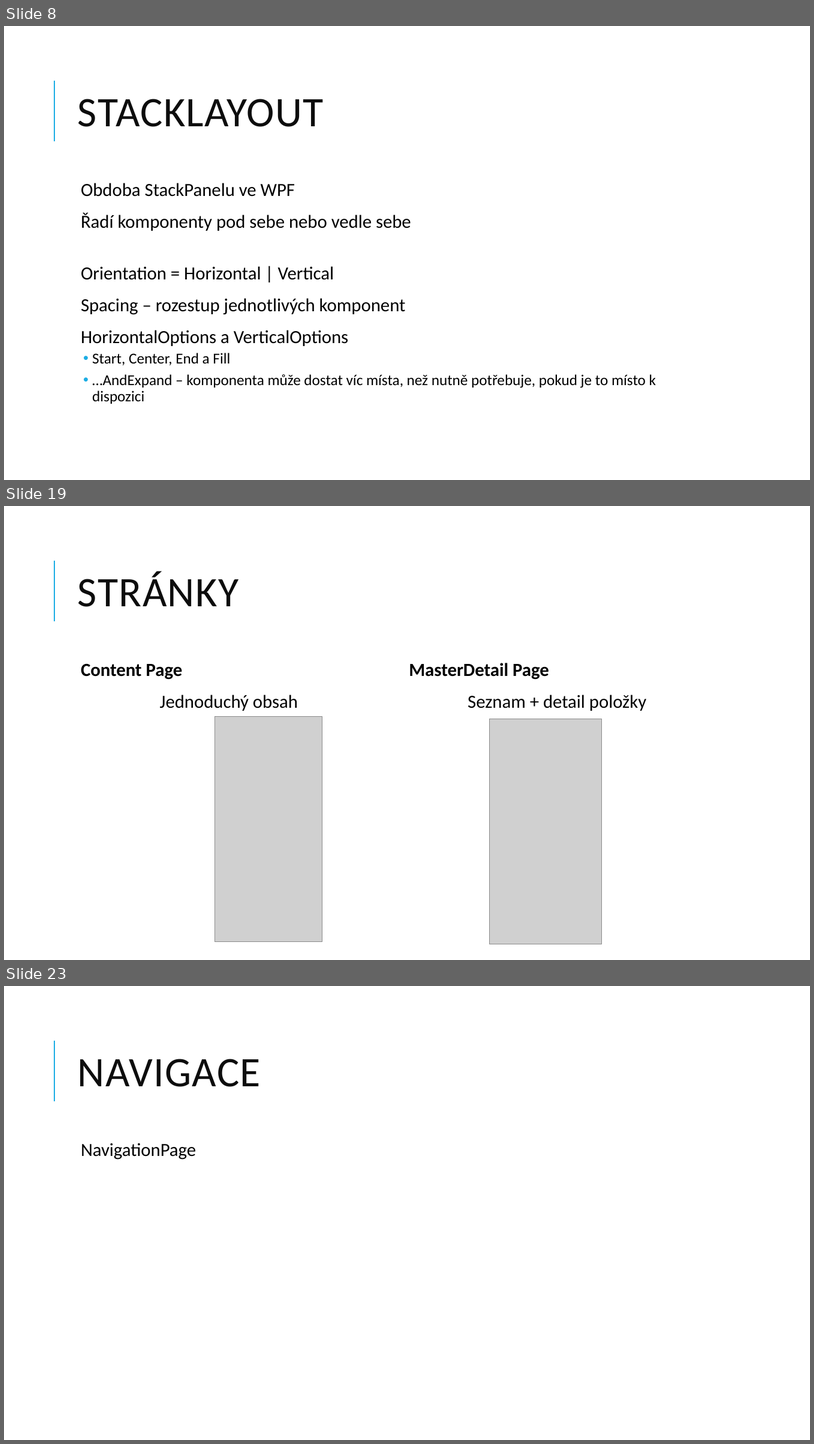
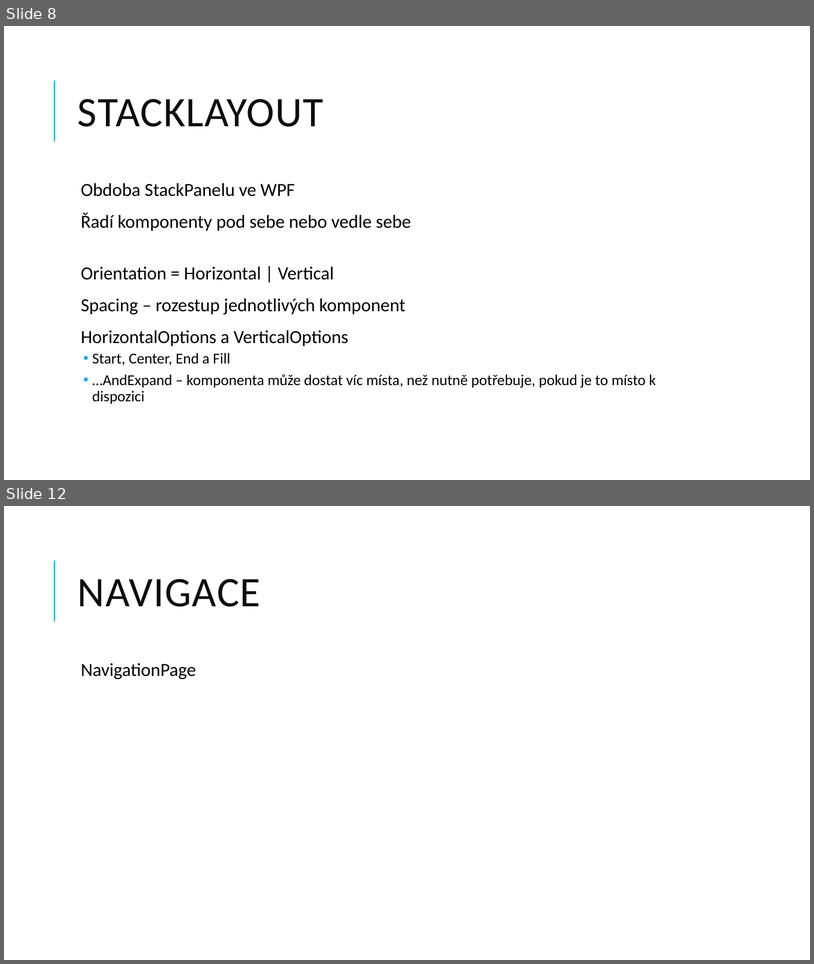
Before and after one commit to jasho/pv239-maui, a slide deck: 02_Design/PV239-Xamarin-02_Design.pptx. Shown one above the other, each under a label of ours: slides 8, 19 and 23 before the commit, slides 8 and 12 after it; the slides between them are not shown. The pictures are 814x1444 and 814x964 pixels, drawn with LibreOffice and Linux fonts; fonts in the diff are those of the drawing; grey boxes stand for pictures. Boxes give left, top, right and bottom in pixels: in the first picture for what was removed or moved away, otherwise in the second. Text is boxed around its words. In the diff, an @@ line names an element or a change of style, - is before the commit and + after.

```diff
--- a/02_Design/PV239-Xamarin-02_Design.pptx
+++ b/02_Design/PV239-Xamarin-02_Design.pptx
@@ slide 19 removed at (x1=4, y1=506, x2=810, y2=960), background #FFFFFF; not listed: 1 template element that a slide beside it also shows @@
@@ title removed at (x1=78, y1=571, x2=239, y2=607) @@
-STRÁNKY
@@ text removed at (x1=81, y1=663, x2=298, y2=711) @@
-  Content Page
-Jednoduchý obsah
@@ text removed at (x1=409, y1=663, x2=647, y2=711) @@
-  MasterDetail Page
-Seznam + detail položky
@@ picture removed at (x1=215, y1=717, x2=322, y2=942) @@
@@ picture removed at (x1=490, y1=718, x2=602, y2=943) @@
@@ what was slide 23 is now slide 12 @@
```
Also in this commit, not shown: 2 slides changed, 10 other slides removed, 1 other file.
